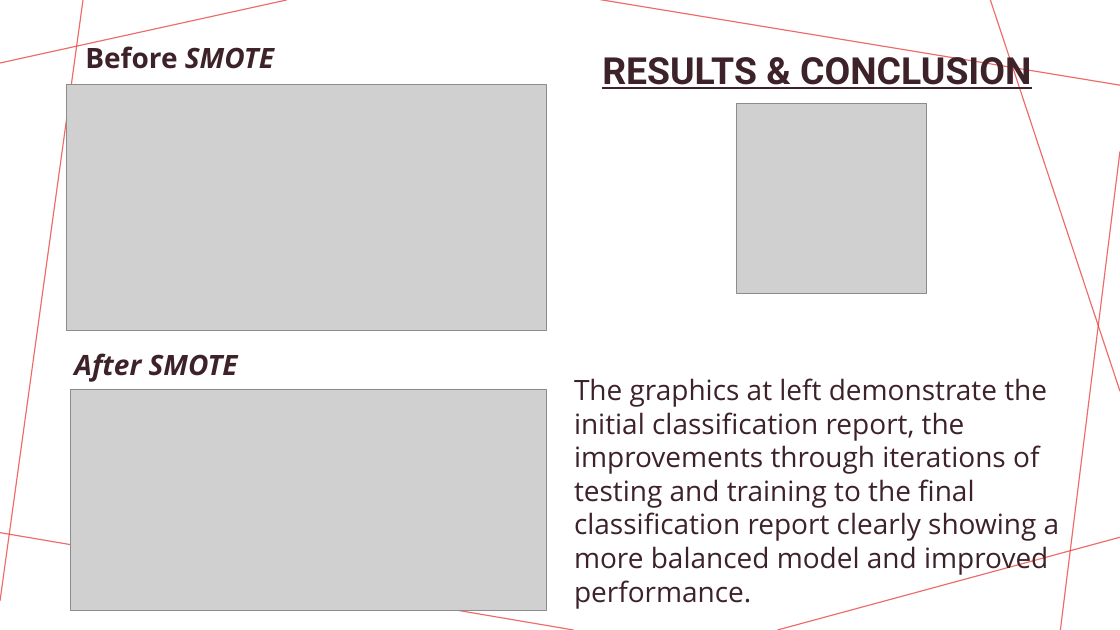
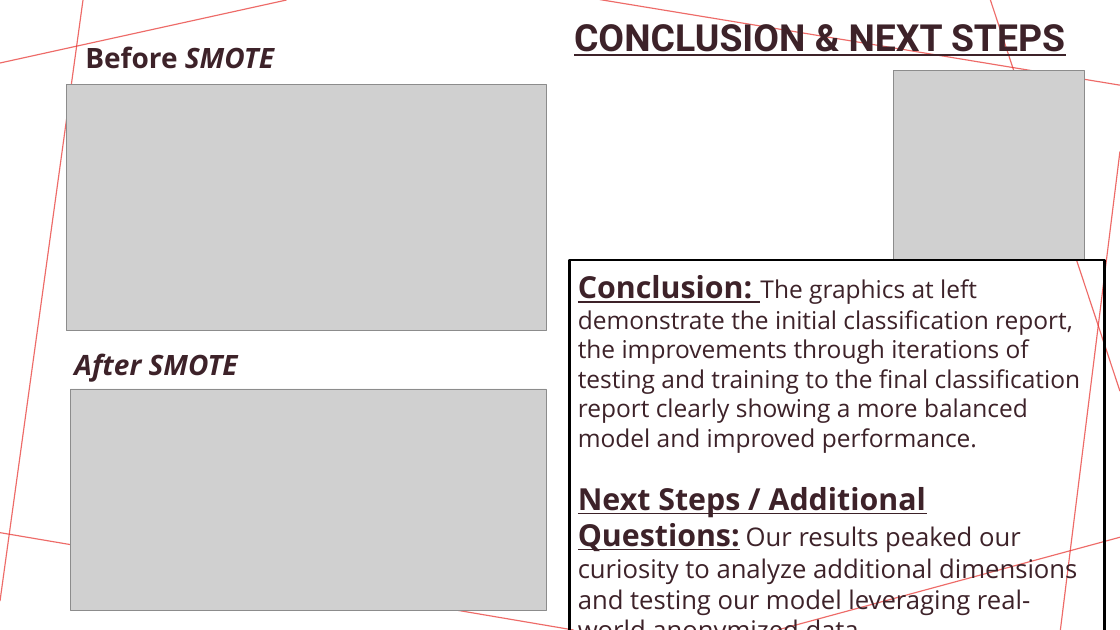
Before and after one commit to killerpennywise/project-2, a slide deck: slide 12 of Banking Account Fraud.pptx. Drawn at 1120x630 pixels with LibreOffice and Linux fonts; fonts in the diff are those of the drawing; grey boxes stand for pictures. Boxes give left, top, right and bottom in pixels: in the first picture for what was removed or moved away, otherwise in the second. Text is boxed around its words. In the diff, an @@ line names an element or a change of style, - is before the commit and + after.

```diff
--- a/Banking Account Fraud.pptx
+++ b/Banking Account Fraud.pptx
@@ title at (574, 16, 1065, 60): text changed @@
-RESULTS & CONCLUSION
+CONCLUSION & NEXT STEPS
@@ picture: place and size @@
-picture at (737, 103, 927, 293)
+picture at (894, 70, 1084, 260)
@@ rectangle "Conclusion: The graphics at left ...": place and size @@
-rectangle "Conclusion: The graphics at left ..." at (574, 378, 1060, 609)
+rectangle "Conclusion: The graphics at left ..." at (570, 260, 1105, 630)
@@ rectangle "Conclusion: The graphics at left ..." at (570, 260, 1105, 630): outline none to #000000 2.25 pt @@
@@ text in rectangle at (578, 275, 1080, 616): text changed; size 24 to 21 pt @@
-The graphics at left demonstrate the initial classification report, the improvements through iterations of testing and training to the final classification report clearly showing a more balanced model and improved performance.
+Conclusion: The graphics at left demonstrate the initial classification report, the improvements through iterations of testing and training to the final classification report clearly showing a more balanced model and improved performance.
+Next Steps / Additional Questions: Our results peaked our curiosity to analyze additional dimensions and testing our model leveraging real-world anonymized data.
```
Also in this commit, not shown: 1 other slide changed.
